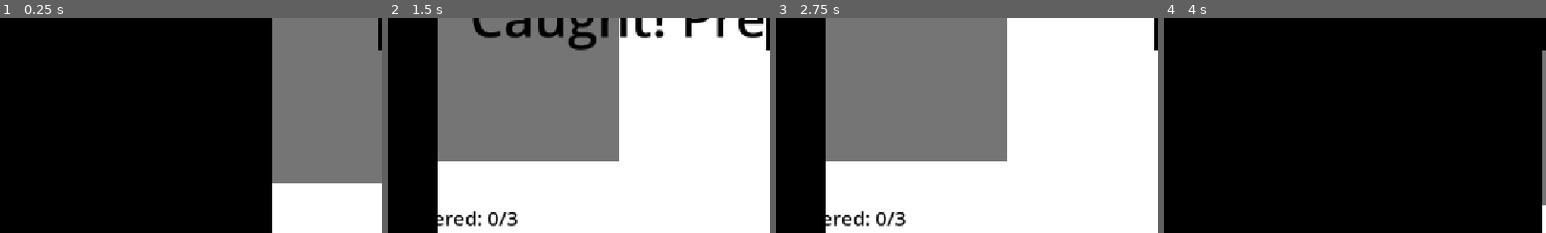
Above: before the commit, frames 1-4 (left to right).
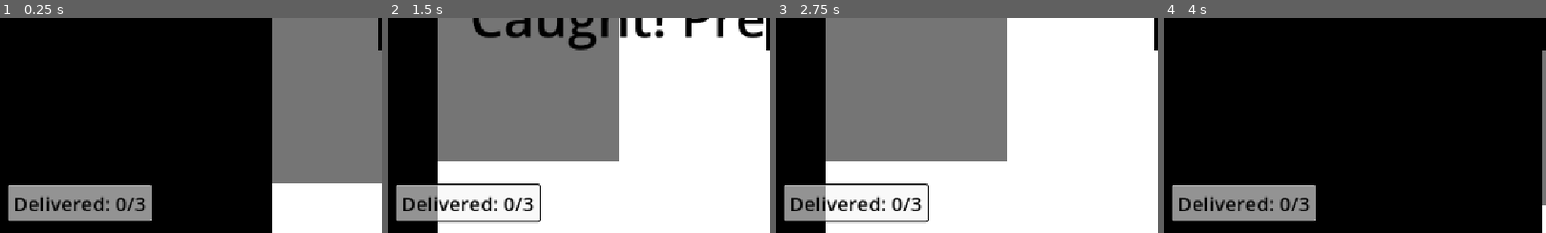
Above: after the commit, the same moments.

Repository: HarisKhanFr/dont-wake-the-giant
Game: Godot game, scene res://main.tscn
Two runs of this game, one before a commit and one after it. Both use one fixed random seed, a clock stepped at 60 frames per second and the inputs below.
Inputs:
- Up to frame 1 (0.25 s): no input
- Up to frame 2 (1.5 s): tap Enter at 0.5 s; hold D (move_right) 0.53-1.28 s; tap E (drop) at 0.6, 1.35 s; hold S (move_down) from 1.28 s (still down)
- Up to frame 3 (2.75 s): tap R (restart) at 2 s; release S (move_down) at 2.03 s; hold D (move_right) from 2.03 s (still down); tap E (drop) at 2.1 s
- Up to frame 4 (4 s): release D (move_right) at 2.78 s; hold W (move_up) 2.78-3.53 s; tap E (drop) at 2.85, 3.6 s; tap R (restart) at 3.5 s; hold A (move_left) from 3.53 s (still down)
The pictures show only the part of the screen within x 0-50%, y 50-100%; the shares and areas given below are measured in that part.

The runs differ from the first frame. In frame 1, 6.0% of the frame differs, in the area x 2-40%, y 77-95%; in frame 2, 3.8%; in frame 3, 3.8%; in frame 4, 6.0%.

Commit message:
Keep delivery count on screen.

Diff:
--- a/dont-wake-the-giant/main.tscn
+++ b/dont-wake-the-giant/main.tscn
@@ -9,6 +9,23 @@
 
 [sub_resource type="RectangleShape2D" id="RectangleShape2D_pqory"]
 size = Vector2(600, 430)
+
+[sub_resource type="StyleBoxFlat" id="StyleBoxFlat_h2yge"]
+content_margin_left = 0.0
+content_margin_top = 0.0
+content_margin_right = 0.0
+content_margin_bottom = 0.0
+bg_color = Color(0.9577182, 0.9577182, 0.9577181, 0.6)
+border_width_left = 2
+border_width_top = 2
+border_width_right = 2
+border_width_bottom = 2
+border_color = Color(0.0071415594, 0.0071415626, 0.0071415496, 1)
+corner_radius_top_left = 3
+corner_radius_top_right = 3
+corner_radius_bottom_right = 3
+corner_radius_bottom_left = 3
+corner_detail = 5
 
 [sub_resource type="RectangleShape2D" id="RectangleShape2D_5kaua"]
 size = Vector2(225.5, 558)
@@ -109,11 +126,26 @@
 theme_override_font_sizes/font_size = 55
 text = "Press E to drop item"
 
+[node name="PanelContainer" type="PanelContainer" parent="UI" unique_id=1657412537]
+anchors_preset = 2
+anchor_top = 1.0
+anchor_bottom = 1.0
+offset_left = 16.0
+offset_top = -74.0
+offset_right = 236.0
+offset_bottom = -16.0
+grow_vertical = 0
+theme_override_styles/panel = SubResource("StyleBoxFlat_h2yge")
+
 [node name="ScoreLabel" type="Label" parent="UI" unique_id=880757643]
-offset_left = 2.0
-offset_top = 604.0
-offset_right = 202.0
-offset_bottom = 646.0
+anchors_preset = 2
+anchor_top = 1.0
+anchor_bottom = 1.0
+offset_left = 26.0
+offset_top = -66.0
+offset_right = 226.0
+offset_bottom = -24.0
+grow_vertical = 0
 theme_override_colors/font_color = Color(0, 0, 0, 1)
 theme_override_font_sizes/font_size = 30
 text = "Delivered: 0/3"
